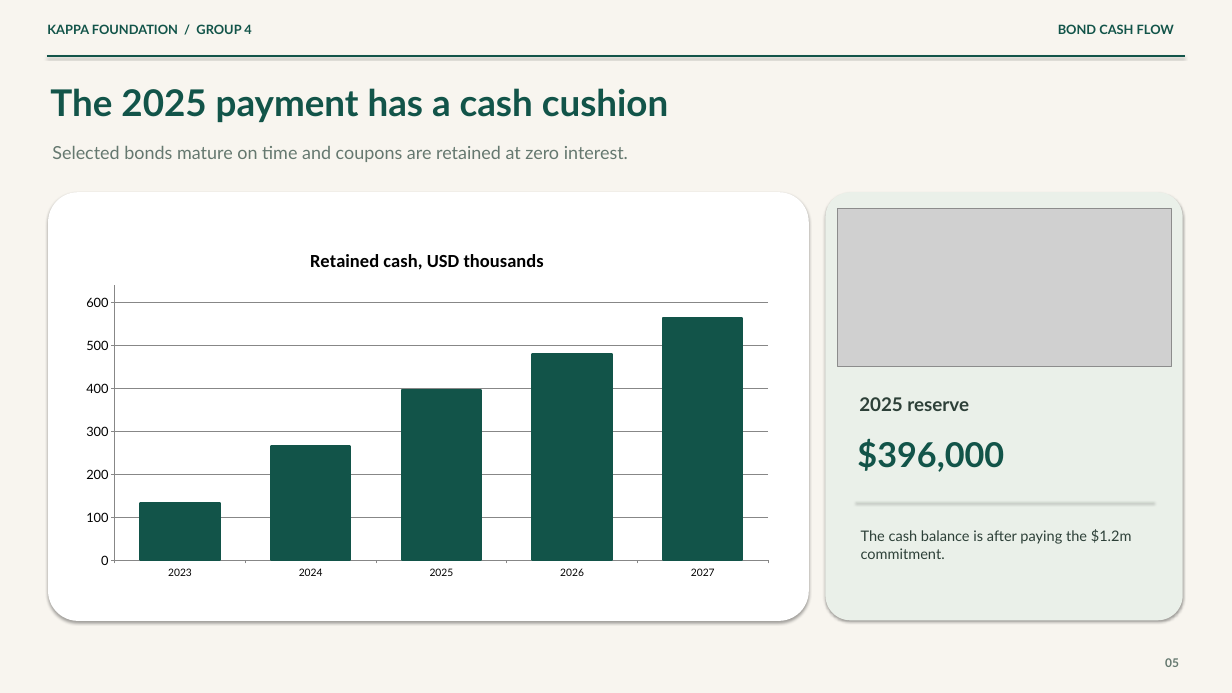
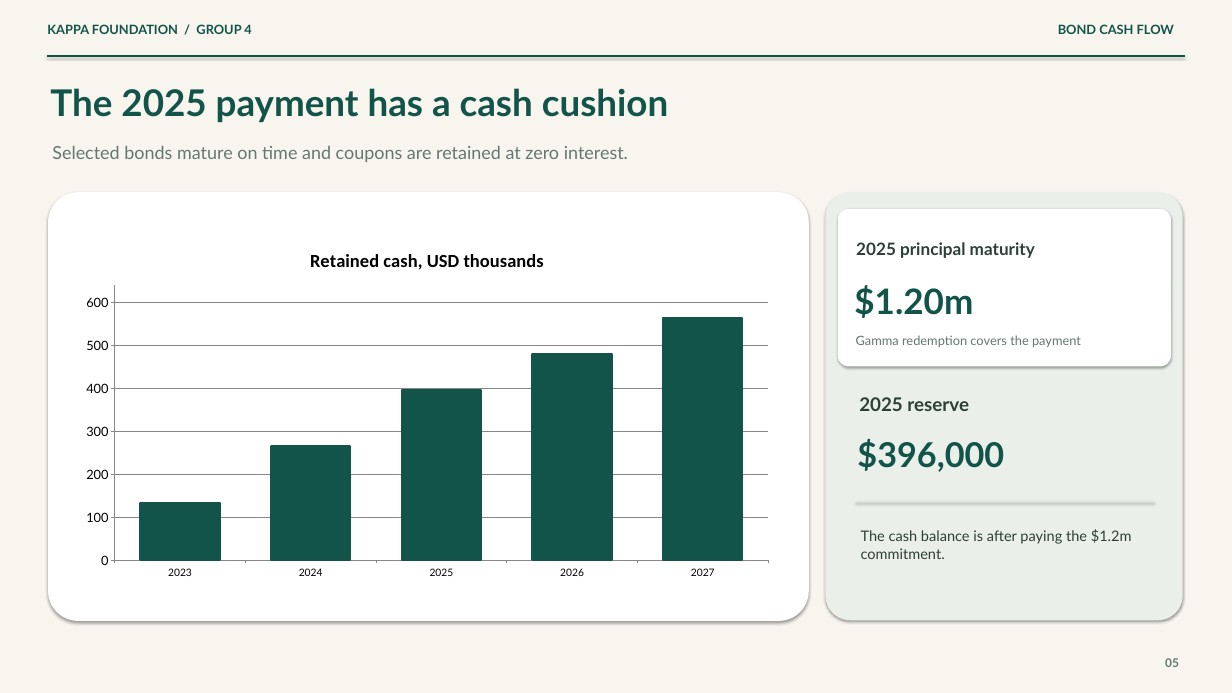
Before and after one commit to lucasnguynn/BFIN-Assignment, a slide deck: slide 5 of Final Submission/Presentation.pptx. Drawn at 1232x693 pixels with LibreOffice and Linux fonts; fonts in the diff are those of the drawing; grey boxes stand for pictures. Boxes give left, top, right and bottom in pixels: in the first picture for what was removed or moved away, otherwise in the second. Text is boxed around its words. In the diff, an @@ line names an element or a change of style, - is before the commit and + after.

```diff
--- a/Final Submission/Presentation.pptx
+++ b/Final Submission/Presentation.pptx
@@ picture removed at box(838, 209, 1171, 367) @@
@@ rounded rectangle added at box(838, 209, 1171, 367), fill #FFFFFF @@
@@ text added at box(856, 242, 1035, 258), 20 pt, text #2D4038, bold @@
+2025 principal maturity
@@ text added at box(854, 285, 973, 318), 41 pt, text #125449, bold @@
+$1.20m
@@ text added at box(856, 335, 1081, 347), 15 pt, text #65786F @@
+Gamma redemption covers the payment
```
Also in this commit, not shown: 3 other slides changed, 9 other files.
